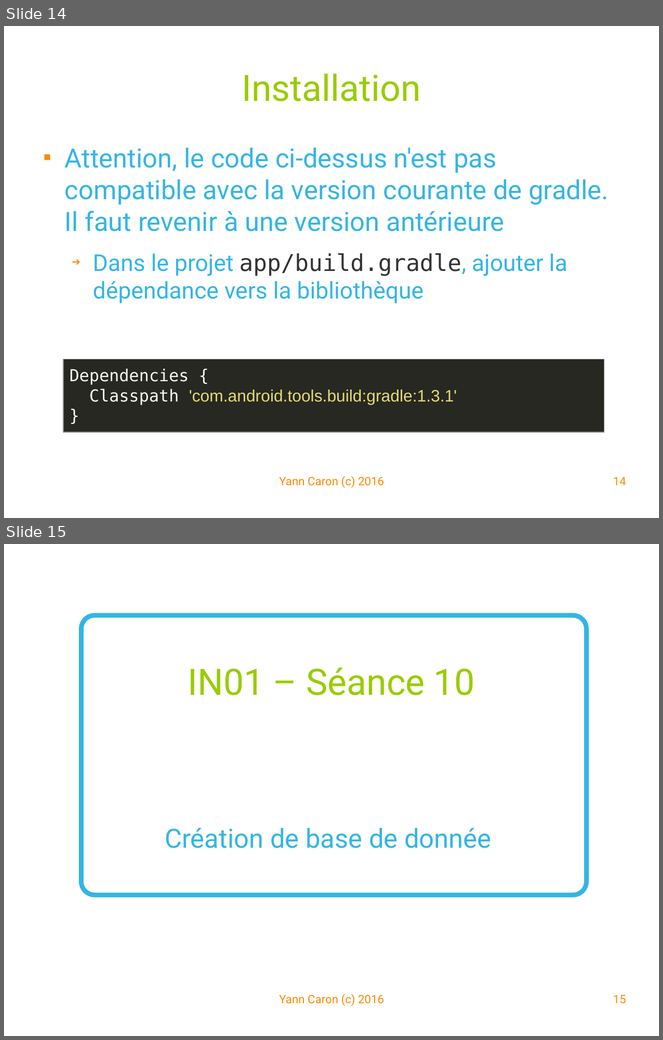
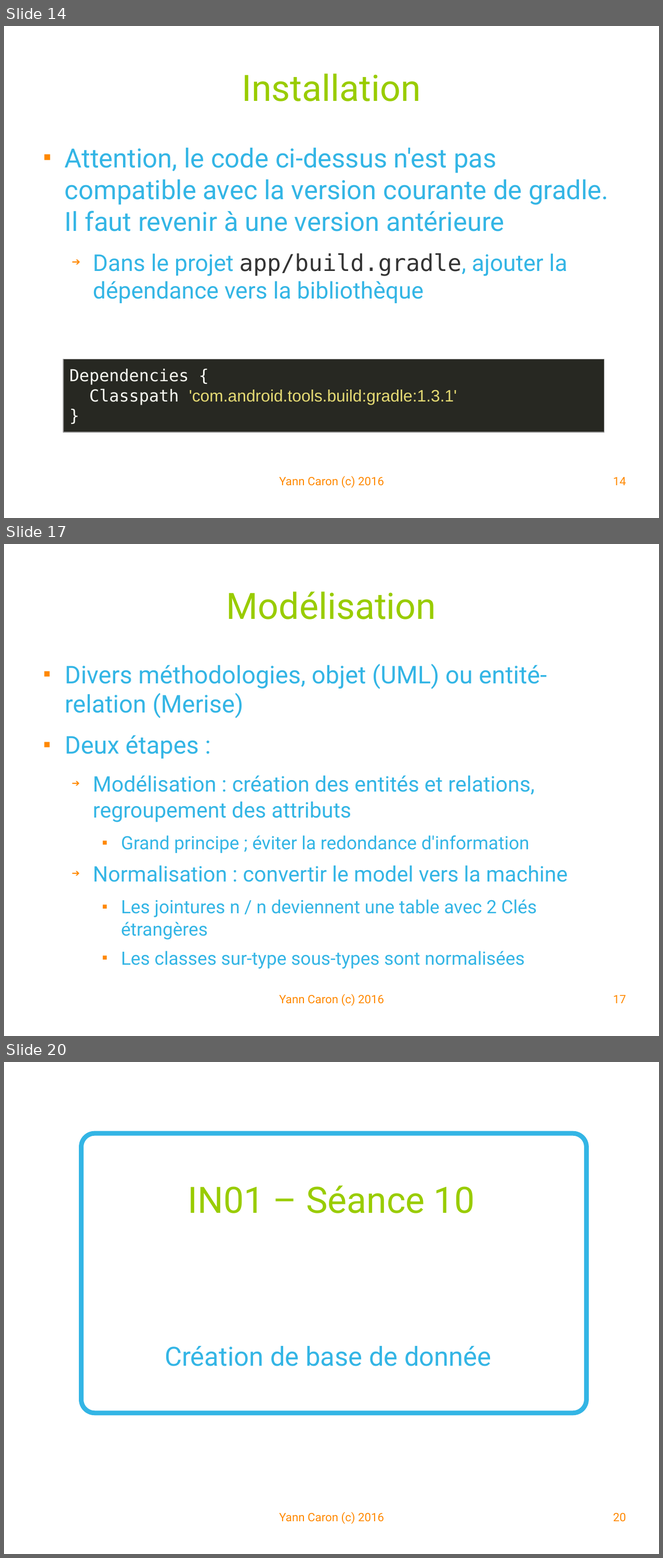
Before and after one commit to YannCaron/Android-ENSG, a slide deck: 10 - Spatialite.odp. Shown one above the other, each under a label of ours: slides 14 and 15 before the commit, slides 14, 17 and 20 after it; the slides between them are not shown. The pictures are 663x1040 and 663x1558 pixels, drawn with LibreOffice and Linux fonts; fonts in the diff are those of the drawing; background and template pictures are left out. Boxes give left, top, right and bottom in pixels: in the first picture for what was removed or moved away, otherwise in the second. Text is boxed around its words. In the diff, an @@ line names an element or a change of style, - is before the commit and + after.

```diff
--- a/10 - Spatialite.odp
+++ b/10 - Spatialite.odp
@@ slide 17 added at [4, 544, 659, 1036], background #FFFFFF @@
@@ title added at [227, 591, 436, 619], 44 pt, text #99CC00 @@
+Modélisation
@@ text added at [65, 664, 568, 969], 22.2 pt, text #33B5E5 @@
+■ Divers méthodologies, objet (UML) ou entité-relation (Merise)
+■ Deux étapes :
+  ➔ Modélisation : création des entités et relations, regroupement des attributs
+    ■ Grand principe ; éviter la redondance d'information
+  ➔ Normalisation : convertir le model vers la machine
+    ■ Les jointures n / n deviennent une table avec 2 Clés étrangères
+    ■ Les classes sur-type sous-types sont normalisées
@@ text added at [279, 994, 384, 1006], 14 pt, text #FF8800 @@
+Yann Caron (c) 2016
@@ page number added at [613, 995, 626, 1003], 14 pt, text #FF8800 @@
+17
@@ what was slide 15 is now slide 20 @@
@@ page number at [613, 1513, 626, 1522]: text changed @@
-15
+20
```
Also in this commit, not shown: 7 slides changed, 11 other slides added, 1 other file.
